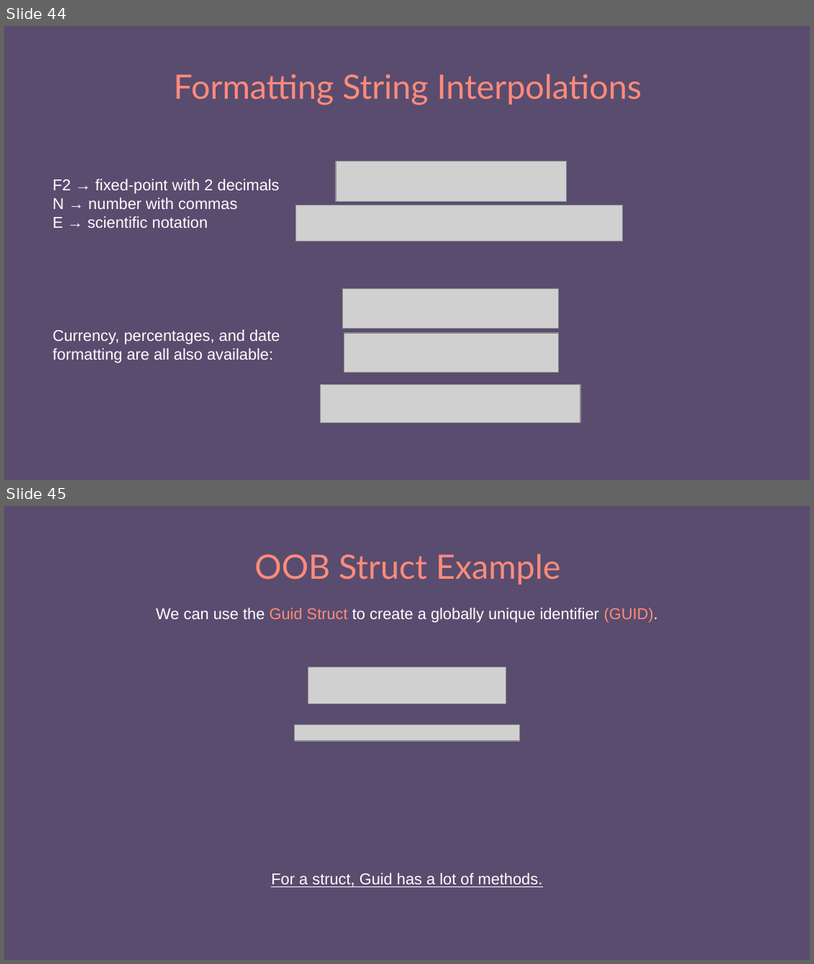
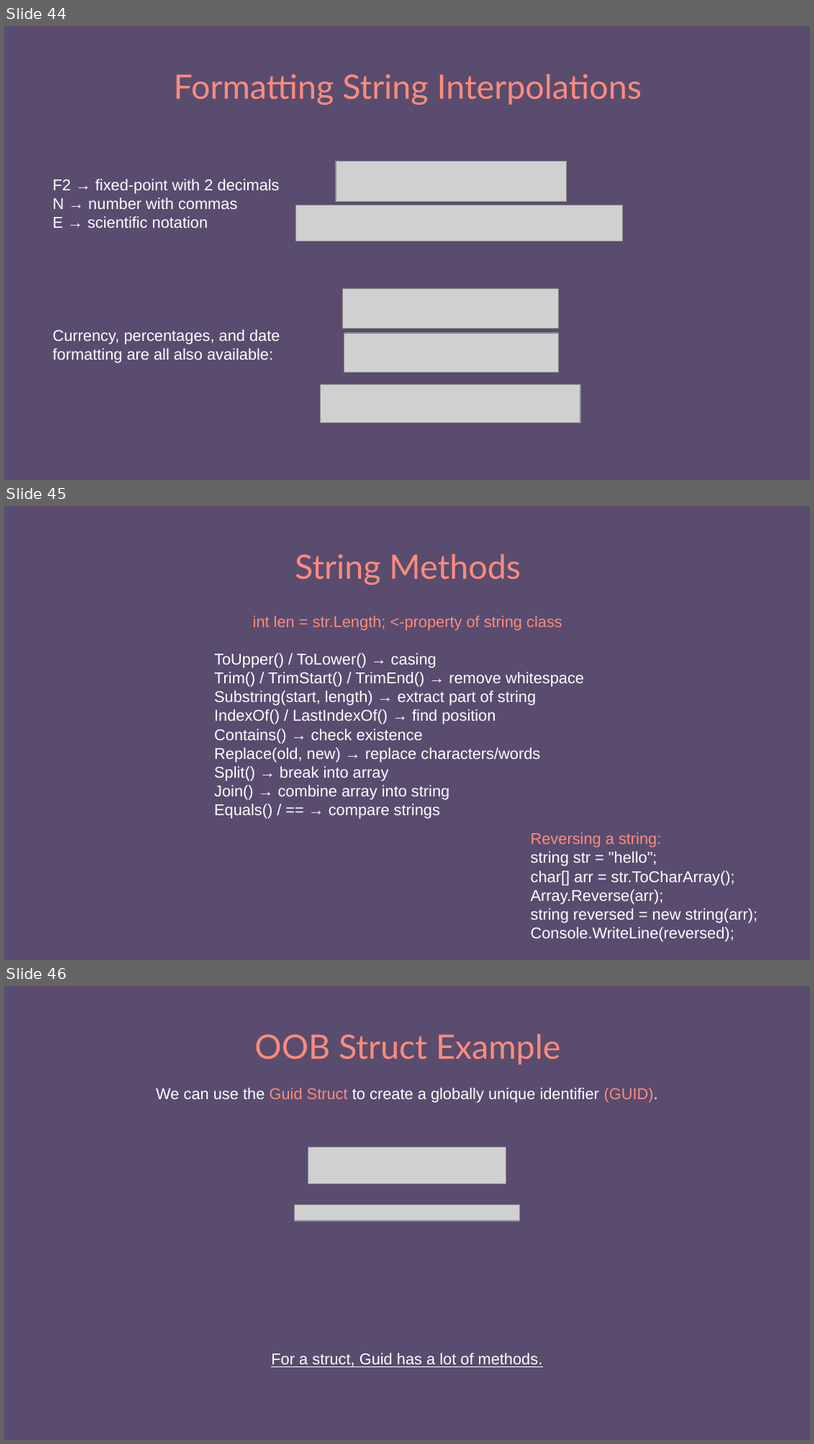
Before and after one commit to e-m-wilson/dotnet, a slide deck: Resources-Notes-Ppts/C#/001-dot-net-foundations.pptx. Shown one above the other, each under a label of ours: slides 44 and 45 before the commit, slides 44, 45 and 46 after it. The pictures are 814x964 and 814x1444 pixels, drawn with LibreOffice and Linux fonts; fonts in the diff are those of the drawing; grey boxes stand for pictures. Boxes give left, top, right and bottom in pixels: in the first picture for what was removed or moved away, otherwise in the second. Text is boxed around its words. In the diff, an @@ line names an element or a change of style, - is before the commit and + after.

```diff
--- a/Resources-Notes-Ppts/C#/001-dot-net-foundations.pptx
+++ b/Resources-Notes-Ppts/C#/001-dot-net-foundations.pptx
@@ slide 45 added at (4,506,810,960), background #594C6F @@
@@ title added at (295,554,521,585), 30 pt, text #FF8B7B @@
+String Methods
@@ text added at (214,615,584,818), 14 pt, text #FFFFFF @@
+int len = str.Length; <-property of string class
+ToUpper() / ToLower() → casing
+Trim() / TrimStart() / TrimEnd() → remove whitespace
+Substring(start, length) → extract part of string
+IndexOf() / LastIndexOf() → find position
+Contains() → check existence
+Replace(old, new) → replace characters/words
+Split() → break into array
+Join() → combine array into string
+Equals() / == → compare strings
@@ text added at (531,832,758,942), 14 pt, text #FFFFFF @@
+Reversing a string:
+string str = "hello";
+char[] arr = str.ToCharArray();
+Array.Reverse(arr);
+string reversed = new string(arr);
+Console.WriteLine(reversed);
@@ what was slide 45 is now slide 46 @@
```
Also in this commit, not shown: 4 other slides added, 1 other file.
